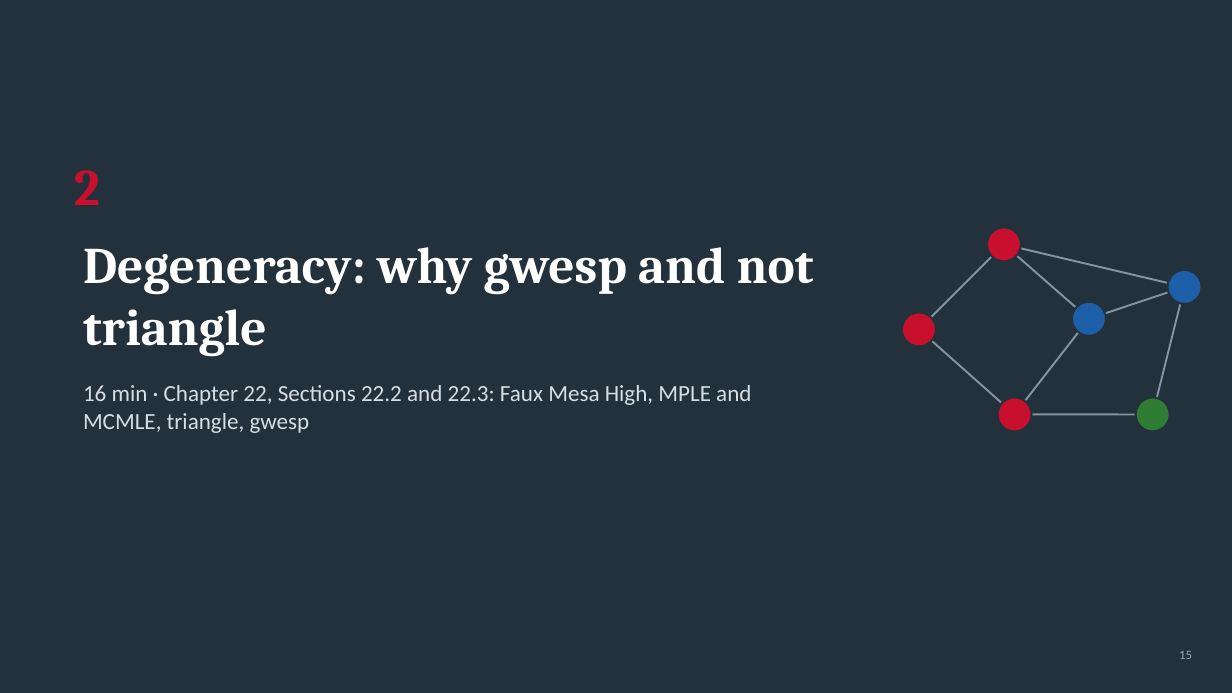
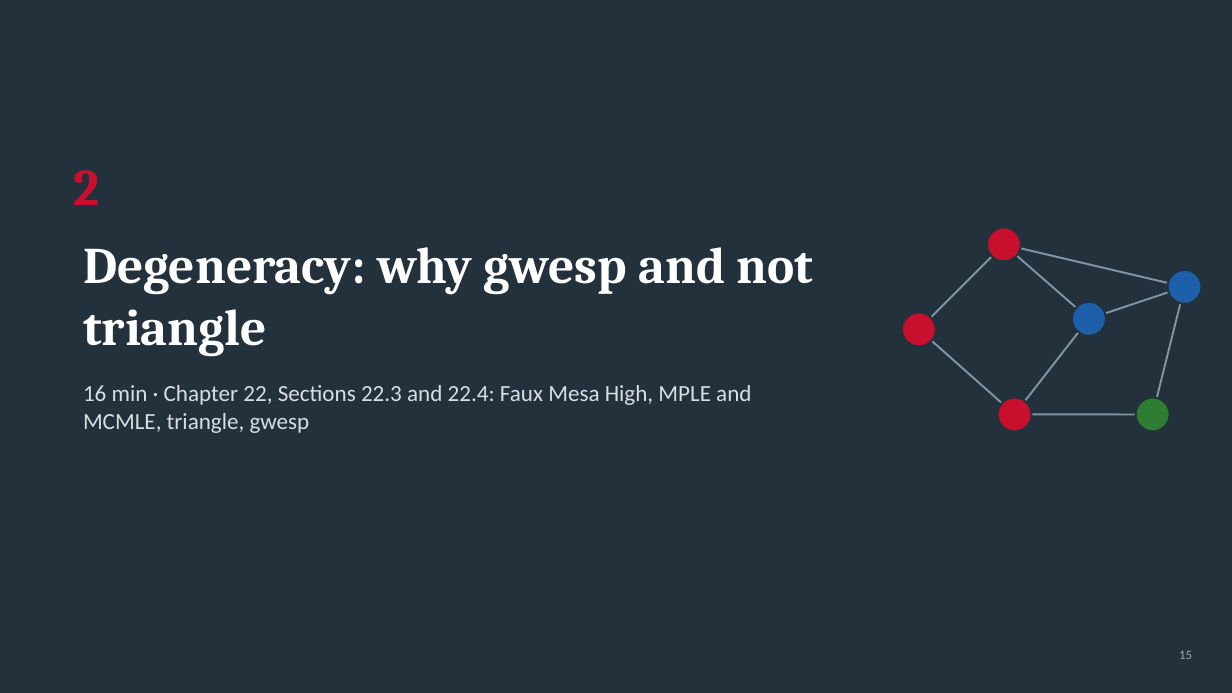
Before and after one commit to thomas-u-grund/nwcommands, a slide deck: slide 15 of website/book/teaching/slides/courseB_week07_ergm3_simulation_degeneracy.pptx. Drawn at 1232x693 pixels with LibreOffice and Linux fonts; fonts in the diff are those of the drawing. Boxes give left, top, right and bottom in pixels: in the first picture for what was removed or moved away, otherwise in the second. Text is boxed around its words. In the diff, an @@ line names an element or a change of style, - is before the commit and + after.

```diff
--- a/website/book/teaching/slides/courseB_week07_ergm3_simulation_degeneracy.pptx
+++ b/website/book/teaching/slides/courseB_week07_ergm3_simulation_degeneracy.pptx
@@ text at [83,385,751,433]: text changed @@
-16 min · Chapter 22, Sections 22.2 and 22.3: Faux Mesa High, MPLE and MCMLE, triangle, gwesp
+16 min · Chapter 22, Sections 22.3 and 22.4: Faux Mesa High, MPLE and MCMLE, triangle, gwesp
```
Also in this commit, not shown: 3 other slides changed, 6 slides added, 1 other file.
